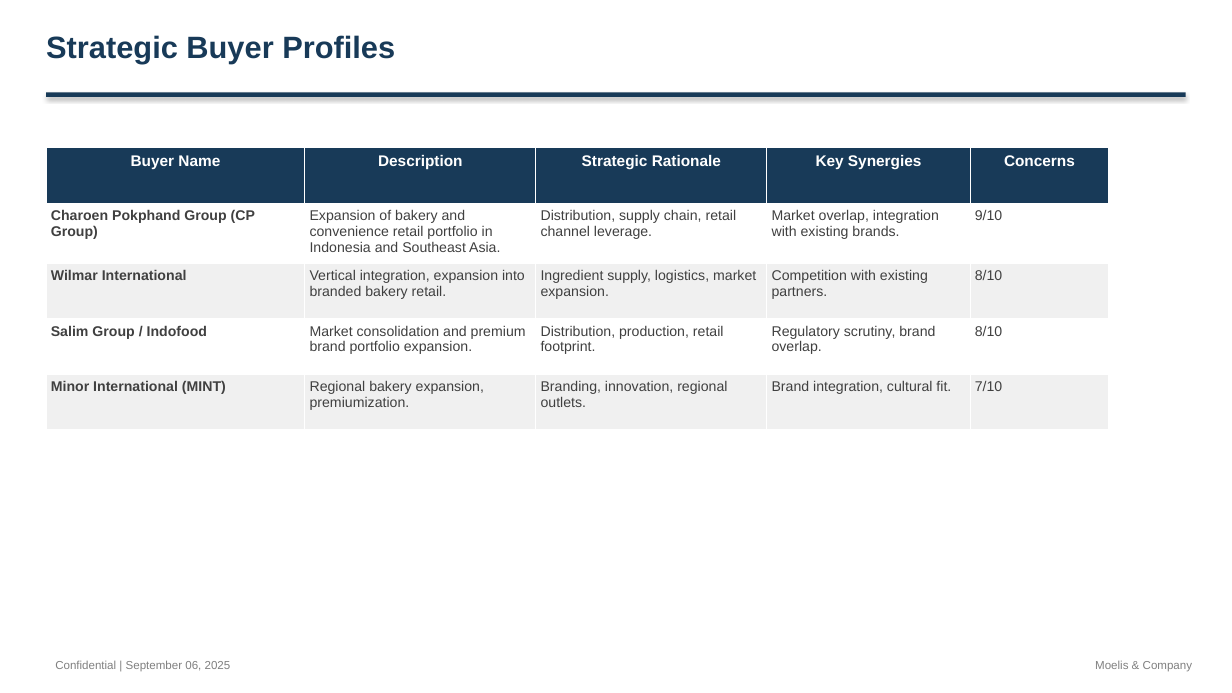
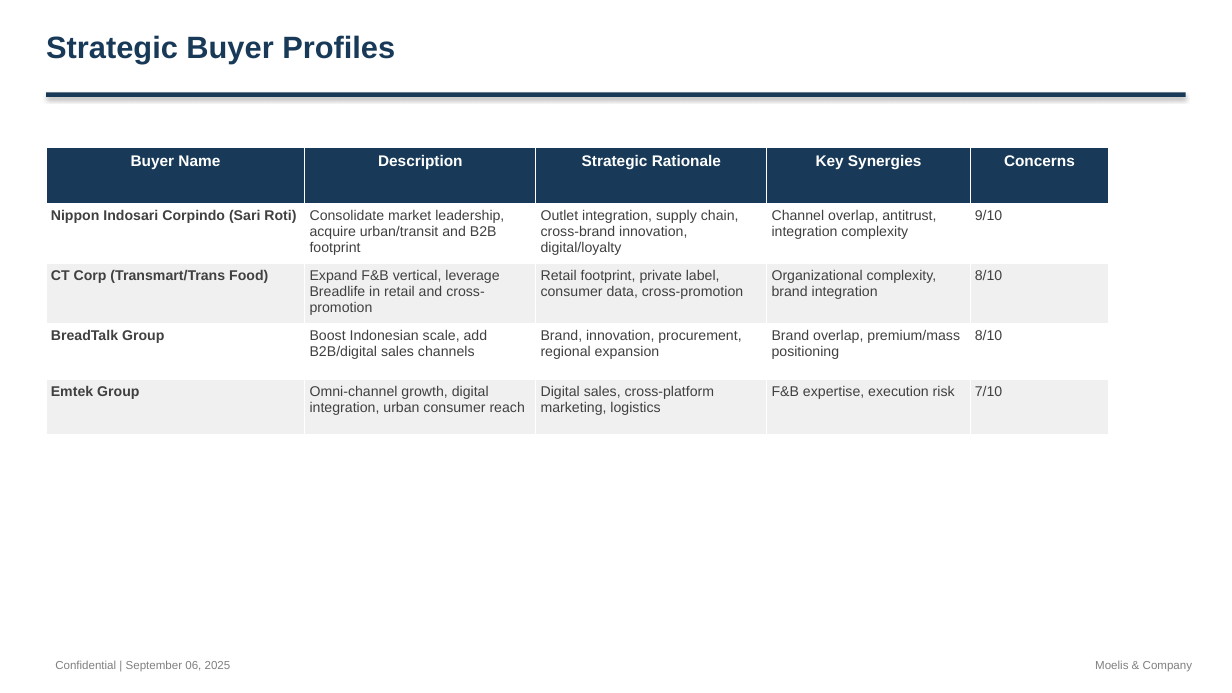
Before and after one commit to alinvb/slide_generator, a slide deck: slide 20 of ai_generated_deck.pptx (slide 19 before the commit). Drawn at 1232x693 pixels with LibreOffice and Linux fonts; fonts in the diff are those of the drawing. Boxes give left, top, right and bottom in pixels: in the first picture for what was removed or moved away, otherwise in the second. Text is boxed around its words. In the diff, an @@ line names an element or a change of style, - is before the commit and + after.

```diff
--- a/ai_generated_deck.pptx
+++ b/ai_generated_deck.pptx
@@ table at [46,148,1109,425] @@
-row 2: Charoen Pokphand Group (CP Group) | Expansion of bakery and convenience retail portfolio in Indonesia and Southeast Asia. | Distribution, supply chain, retail channel leverage. | Market overlap, integration with existing brands. | 9/10
+row 2: Nippon Indosari Corpindo (Sari Roti) | Consolidate market leadership, acquire urban/transit and B2B footprint | Outlet integration, supply chain, cross-brand innovation, digital/loyalty | Channel overlap, antitrust, integration complexity | 9/10
-row 3: Wilmar International | Vertical integration, expansion into branded bakery retail. | Ingredient supply, logistics, market expansion. | Competition with existing partners. | 8/10
+row 3: CT Corp (Transmart/Trans Food) | Expand F&B vertical, leverage Breadlife in retail and cross-promotion | Retail footprint, private label, consumer data, cross-promotion | Organizational complexity, brand integration | 8/10
-row 4: Salim Group / Indofood | Market consolidation and premium brand portfolio expansion. | Distribution, production, retail footprint. | Regulatory scrutiny, brand overlap. | 8/10
+row 4: BreadTalk Group | Boost Indonesian scale, add B2B/digital sales channels | Brand, innovation, procurement, regional expansion | Brand overlap, premium/mass positioning | 8/10
-row 5: Minor International (MINT) | Regional bakery expansion, premiumization. | Branding, innovation, regional outlets. | Brand integration, cultural fit. | 7/10
+row 5: Emtek Group | Omni-channel growth, digital integration, urban consumer reach | Digital sales, cross-platform marketing, logistics | F&B expertise, execution risk | 7/10
```
Also in this commit, not shown: 12 other slides changed, 5 slides added, 4 slides removed, 2 other files.
